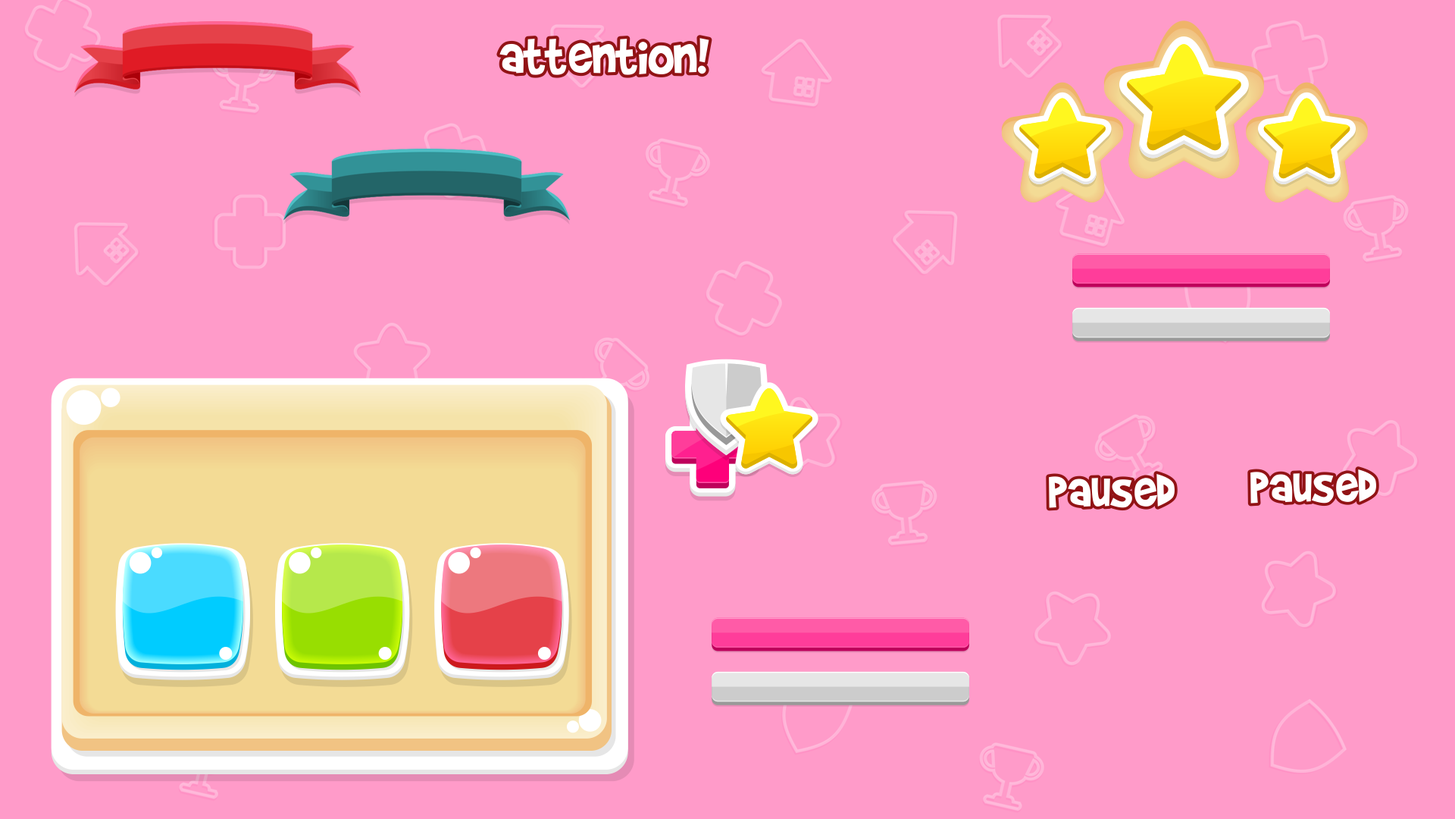
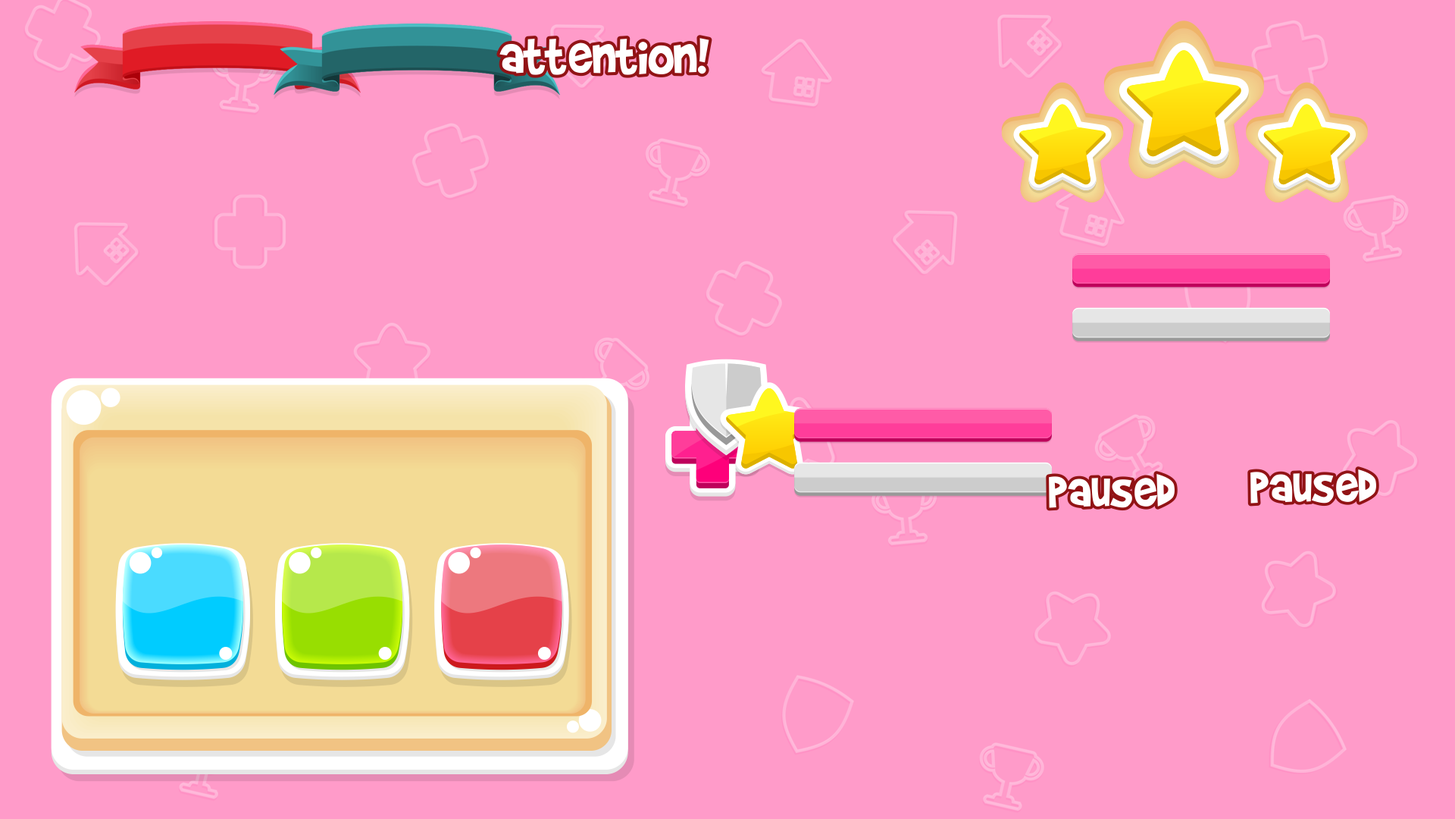
Two versions of the same layered image (1455px x 819px). Layer-by-layer changes:
painted on "tx_rota_0" over [970, 436, 1053, 498]
painted on "lin2" (1st of 2, in "demo" › "clip_grp2" › "lin2_w") over [1028, 165, 1342, 194]
moved "clip_grp1" above "alpha_scal_grp" over [1013, 36, 1357, 194]
painted on "clip_fg" over [1013, 36, 1357, 194]
painted on "clip_bg" over [1013, 36, 1357, 194]
renamed "scal_grp" to "alpha_scal_grp", moved it above "alpha_ovl" over [711, 407, 1053, 707]
painted on "lin1" (2nd of 2, in "demo" › "alpha_scal_grp") over [711, 407, 1053, 707]
painted on "lin2" (2nd of 2, in "demo" › "alpha_scal_grp" › "lin2_w") over [711, 407, 1053, 699]
painted on "ao_el1" over [794, 407, 867, 498]
painted on "ao_el3" over [794, 407, 1053, 498]
renamed "txt_alpha_blink" to "ele_blink", painted on it over [410, 23, 561, 100]
painted on "jelem2" over [273, 23, 571, 225]
painted on "jelem1" over [273, 23, 1014, 498]
painted on "bg" over [273, 23, 1357, 707]
